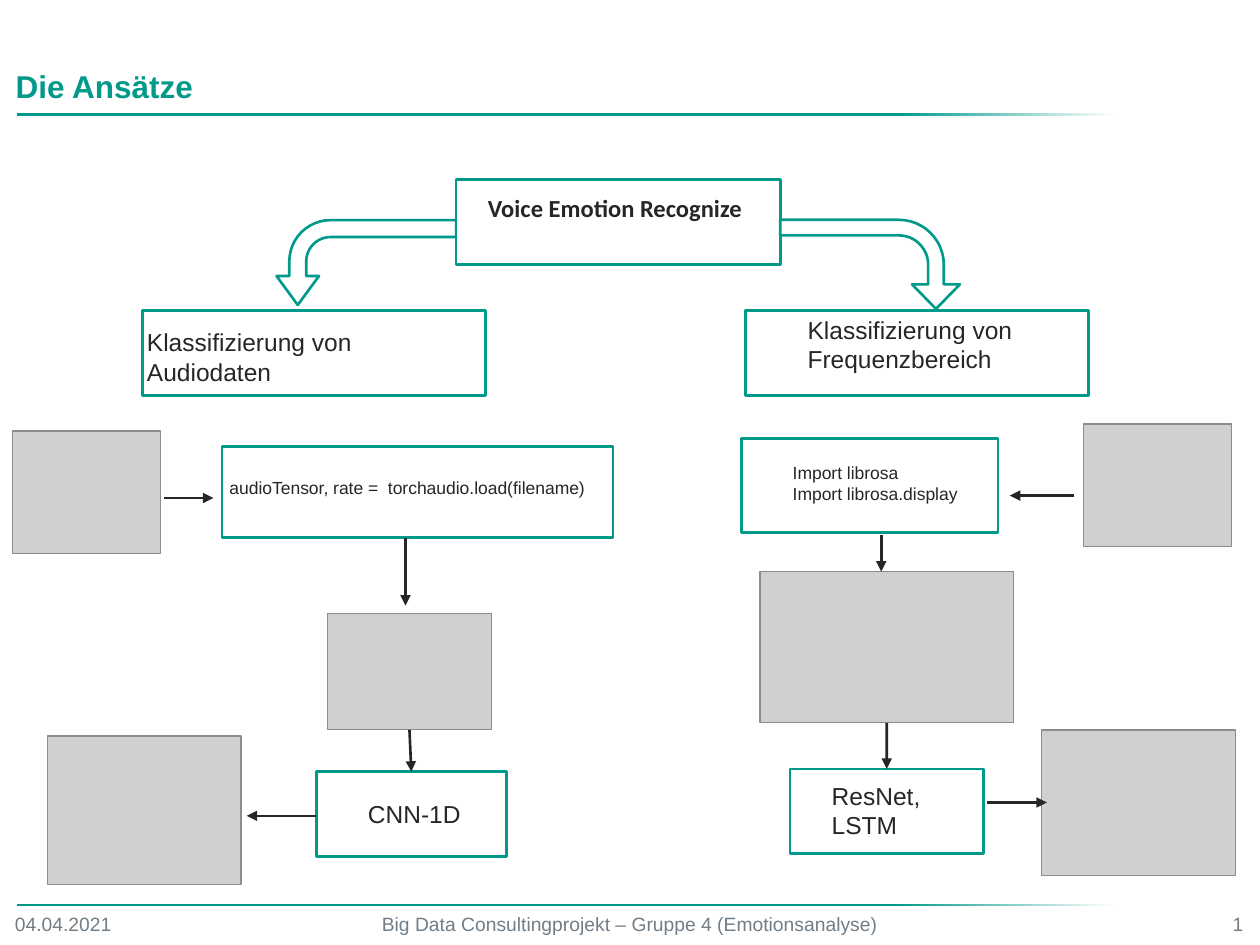
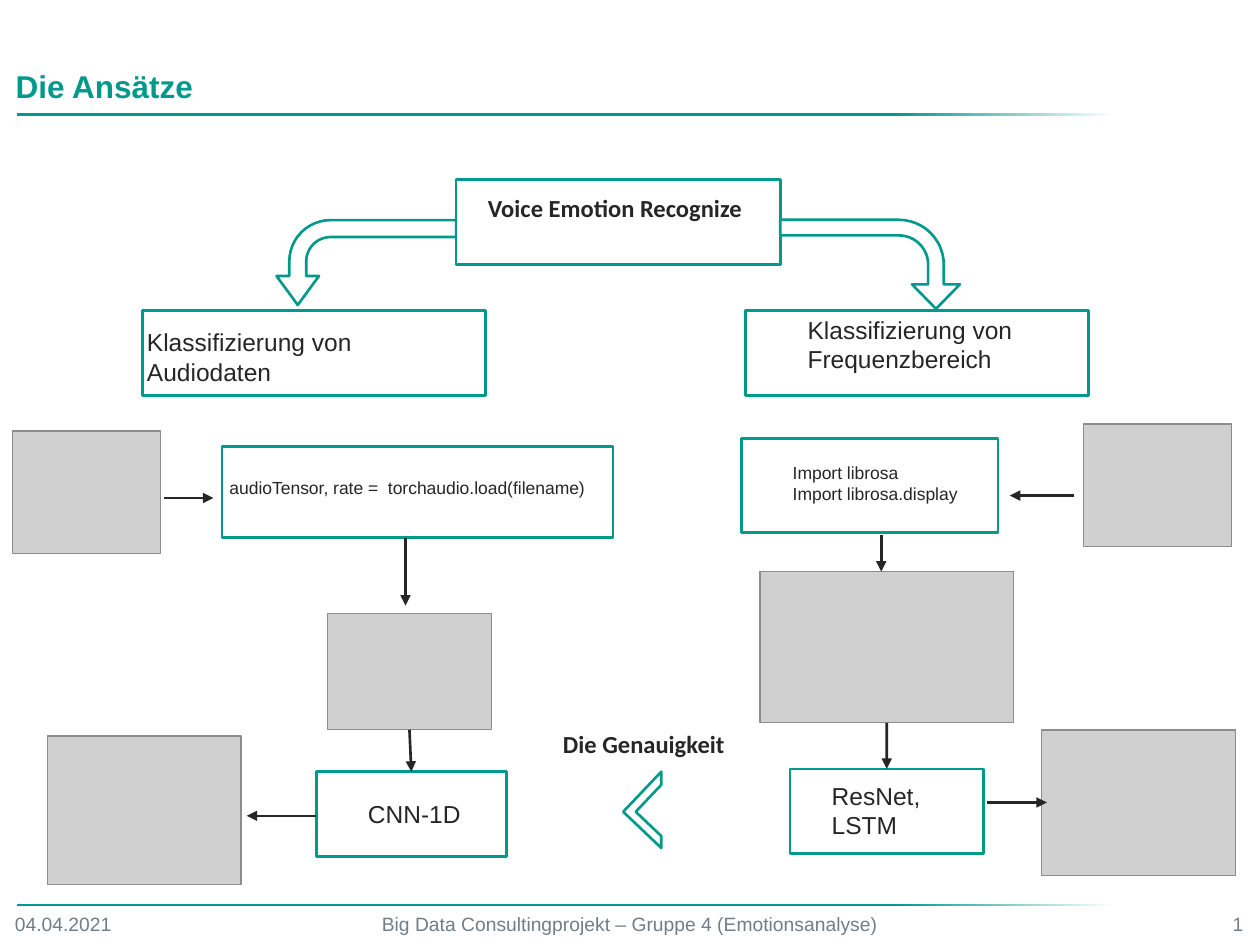
Before and after one commit to MDK1192/Big-Data-Consulting-Voice-Emotion, a slide deck: slide 1 of Vorgehensweise gemäß Zielsetzung.pptx. Drawn at 1260x945 pixels with LibreOffice and Linux fonts; fonts in the diff are those of the drawing; grey boxes stand for pictures; background and template pictures are left out. Boxes give left, top, right and bottom in pixels: in the first picture for what was removed or moved away, otherwise in the second. Text is boxed around its words. In the diff, an @@ line names an element or a change of style, - is before the commit and + after.

```diff
--- a/Vorgehensweise gemäß Zielsetzung.pptx
+++ b/Vorgehensweise gemäß Zielsetzung.pptx
@@ text added at (x1=563, y1=735, x2=724, y2=757), 14 pt, text #262626, bold @@
+Die Genauigkeit
@@ half frame added at (x1=623, y1=772, x2=700, y2=849), fill #FFFFFF, outline #00998A 1.5 pt @@
```
Also in this commit, not shown: 1 other file.
